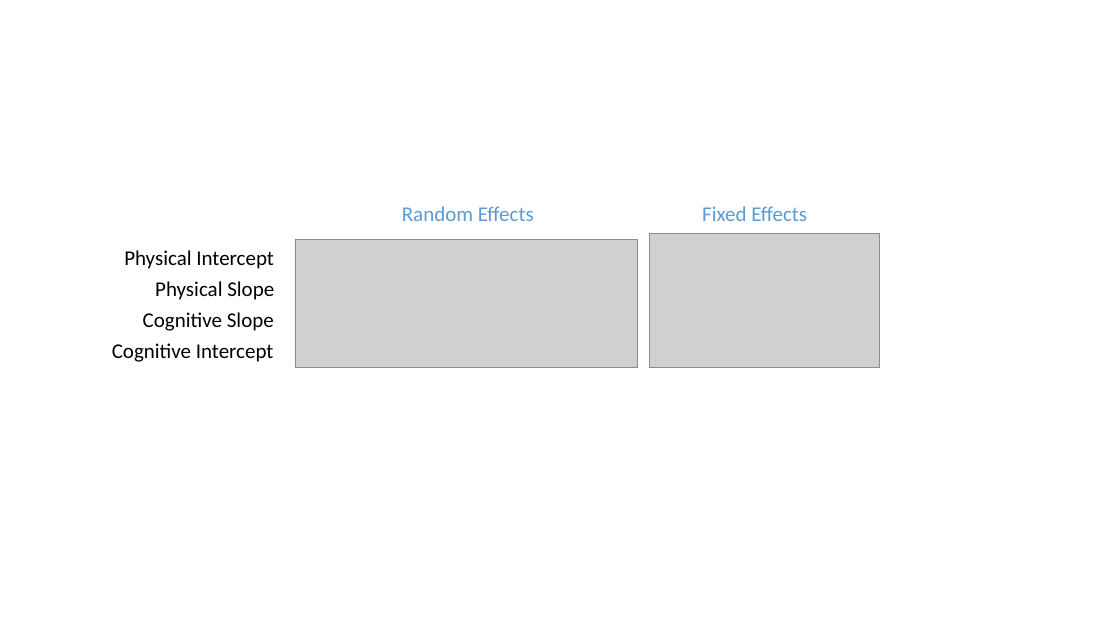
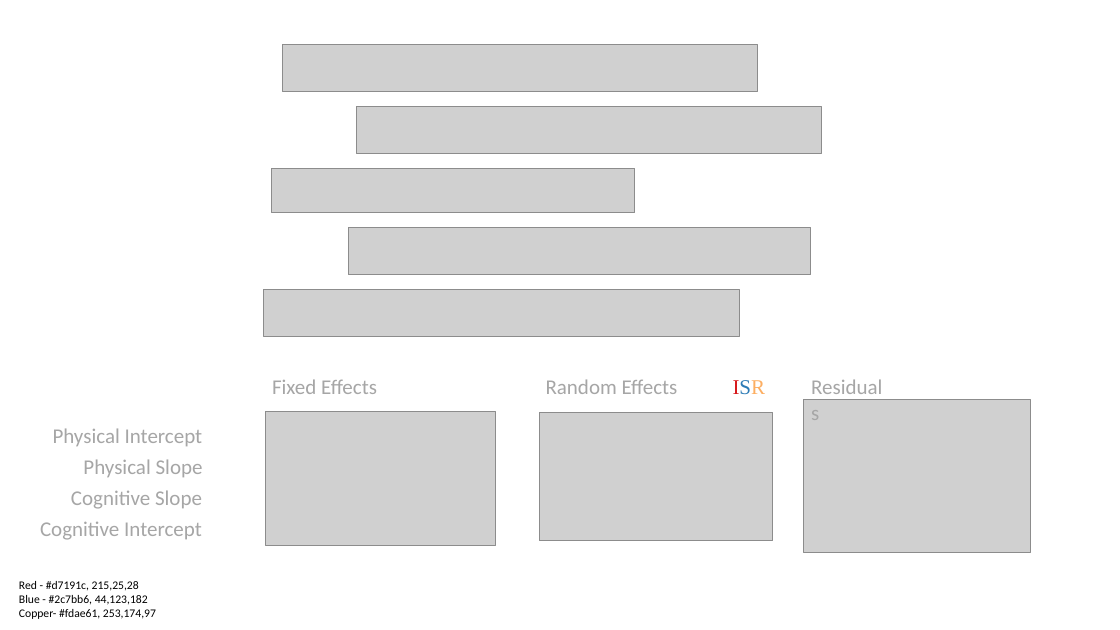
Before and after one commit to IALSA/IALSA-2015-Portland, a slide deck: slide 3 of libs/materials/naming_convention.pptx (slide 4 before the commit). Drawn at 1120x630 pixels with LibreOffice and Linux fonts; fonts in the diff are those of the drawing; grey boxes stand for pictures. Boxes give left, top, right and bottom in pixels: in the first picture for what was removed or moved away, otherwise in the second. Text is boxed around its words. In the diff, an @@ line names an element or a change of style, - is before the commit and + after.

```diff
--- a/libs/materials/naming_convention.pptx
+++ b/libs/materials/naming_convention.pptx
@@ picture removed at [295, 239, 638, 368] @@
@@ group added at [264, 45, 822, 336]: 5 pictures @@
@@ picture removed at [649, 234, 880, 368] @@
@@ text "Fixed Effects" at [272, 379, 377, 394]: text colour #5B9BD5 to #A6A6A6 @@
@@ text "Fixed Effects": place and size @@
-text "Fixed Effects" at [702, 206, 807, 221]
+text "Fixed Effects" at [272, 379, 377, 394]
@@ text "Random Effects": place and size @@
-text "Random Effects" at [402, 206, 534, 221]
+text "Random Effects" at [546, 379, 678, 394]
@@ text "Random Effects" at [546, 379, 678, 394]: text colour #5B9BD5 to #A6A6A6 @@
@@ group added at [266, 370, 1031, 553]: 3 pictures, 2 texts @@
+Residuals
+ISR
@@ text "Physical Intercept": place and size @@
-text "Physical Intercept" at [124, 250, 274, 269]
+text "Physical Intercept" at [53, 428, 203, 446]
@@ text colour #000000 to #A6A6A6 in 4 elements at [53, 428, 203, 446], [83, 459, 203, 477], [40, 522, 202, 540], [71, 490, 202, 509] @@
@@ 3 texts: place and size @@
-3 texts at [112, 281, 274, 362]
+3 texts at [40, 459, 203, 540]
@@ text added at [19, 581, 156, 619], 10 pt, text #000000 @@
+Red - #d7191c, 215,25,28
+Blue - #2c7bb6, 44,123,182
+Copper- #fdae61, 253,174,97
```
Also in this commit, not shown: 2 slides removed, 4 other files.
